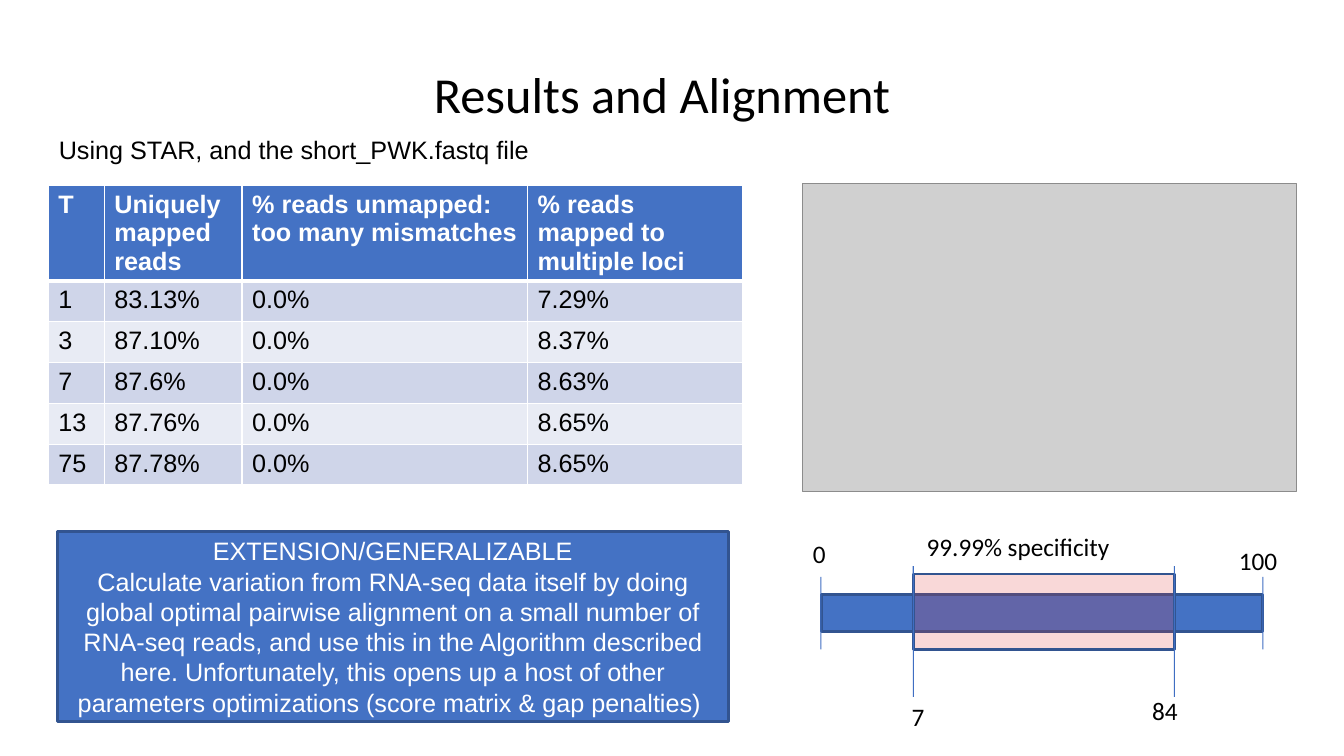
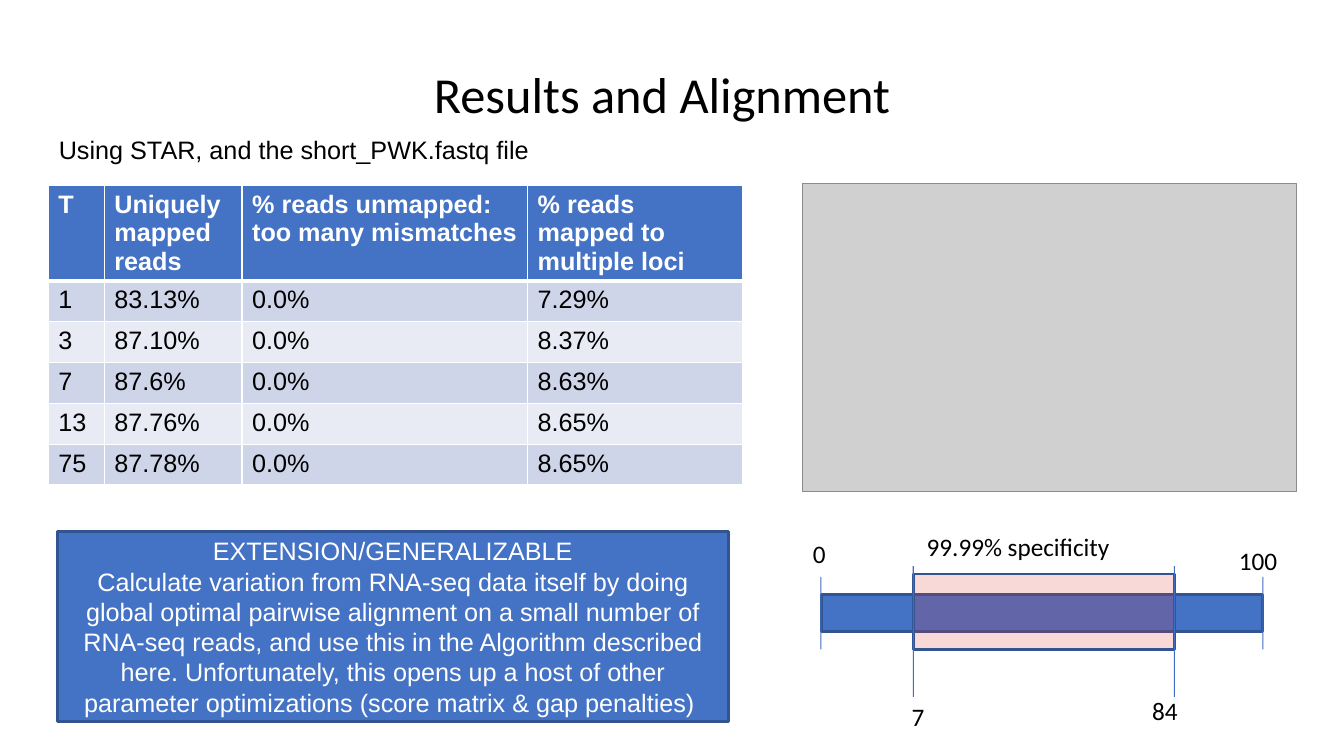
Before and after one commit to nathanieljevans/BMI650, a slide deck: slide 4 of FINAL_PROJECT/Algorithms_Final_Project.pptx. Drawn at 1344x756 pixels with LibreOffice and Linux fonts; fonts in the diff are those of the drawing; grey boxes stand for pictures. Boxes give left, top, right and bottom in pixels: in the first picture for what was removed or moved away, otherwise in the second. Text is boxed around its words. In the diff, an @@ line names an element or a change of style, - is before the commit and + after.

```diff
--- a/FINAL_PROJECT/Algorithms_Final_Project.pptx
+++ b/FINAL_PROJECT/Algorithms_Final_Project.pptx
@@ text in rectangle at (83, 572, 702, 717): text changed @@
-Calculate variation from RNA-seq data itself by doing global optimal pairwise alignment on a small number of RNA-seq reads, and use this in the Algorithm described here. Unfortunately, this opens up a host of other parameters optimizations (score matrix & gap penalties)
+Calculate variation from RNA-seq data itself by doing global optimal pairwise alignment on a small number of RNA-seq reads, and use this in the Algorithm described here. Unfortunately, this opens up a host of other parameter optimizations (score matrix & gap penalties)
```
Also in this commit, not shown: 3 other slides changed, 1 other file.
